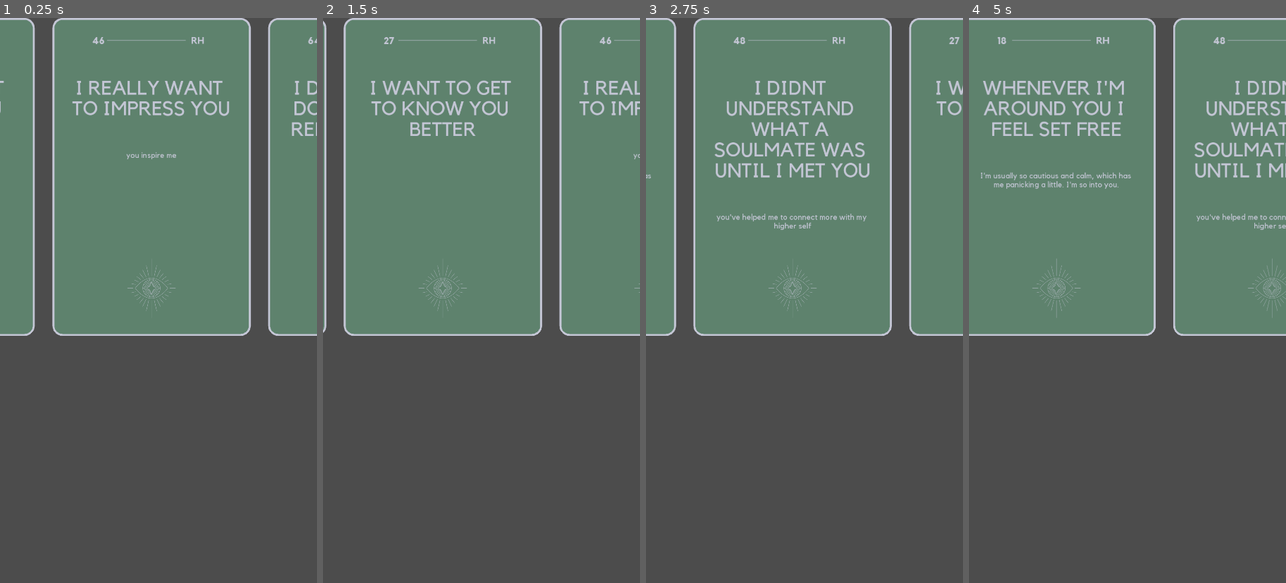
Above: before the commit, frames 1-4 (left to right).
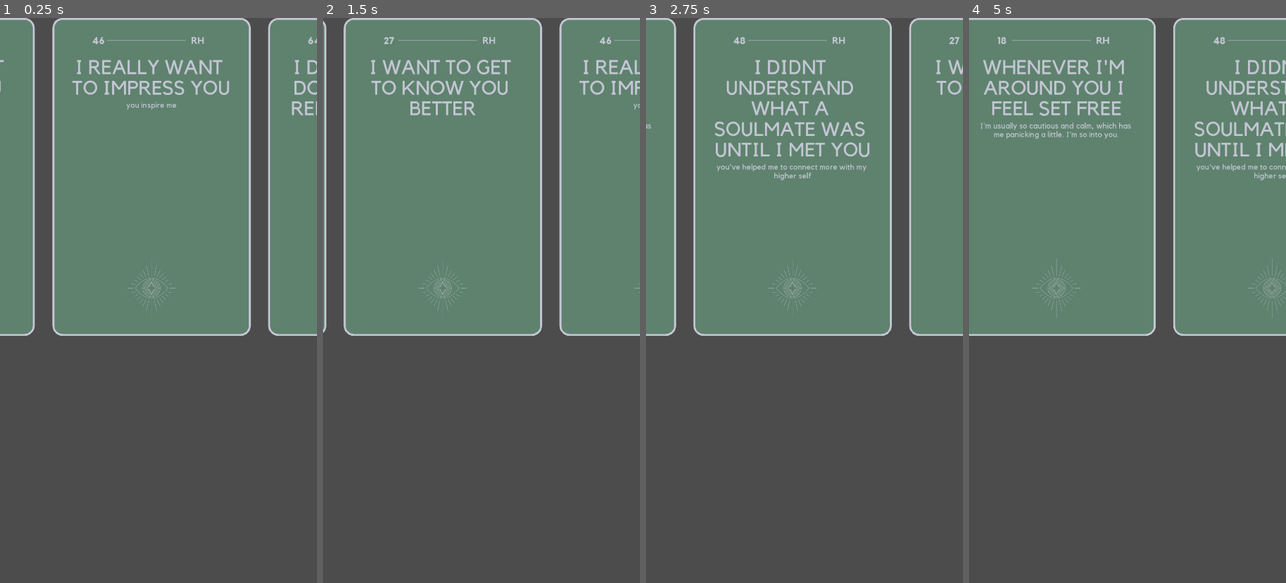
Above: after the commit, the same moments.

Repository: collectivenectar/therealrealoracle
Game: Godot game, scene res://scenes/DrawingCards/Carousels/JournalCarousel.tscn
Same seed, same stepped clock (60 frames per second), same inputs: the game is played once before the commit and once after it. This scene is started directly instead of the project's main scene.
Inputs (mouse positions are in pixels of both pictures, inside the frame that each line leads up to):
- Up to frame 1 (0.25 s): no input
- Up to frame 2 (1.5 s): tap Enter at 0.5 s; drag from (475, 164) to (513, 176) at 0.52 s; drag from (418, 328) to (465, 413) at 1.27 s
- Up to frame 3 (2.75 s): move the mouse to (836, 176) at 2.02 s; click (836, 176) at 2.17 s
- Up to frame 4 (5 s): drag from (1111, 413) to (1032, 215) at 2.77 s; move the mouse to (1222, 385) at 3.52 s; click (1222, 385) at 3.67 s; tap Space at 4.25 s; drag from (1032, 215) to (1079, 159) at 4.27 s

The runs differ from the first frame. In frame 1, 2.1% of the frame differs, in the area x 0-100%, y 7-25%; in frame 2, 2.4%; in frame 3, 3.5%; in frame 4, 4.8%, in the area x 3-100%, y 7-38%.

Commit message:
added new carousel scene and added descriptive comments to original carousel engine

Diff:
--- a/scenes/Card.gd
+++ b/scenes/Card.gd
@@ -50,10 +50,9 @@
 		print(self.get_meta("card_number"))
 
 func _set_text(text1, text2, cardnumber):
-	$Front/DescriptionContainer/LargeDescription.text = ""
-	$Front/DescriptionContainer/SmallDescription.text = ""
-	$Front/DescriptionContainer/LargeDescription.bbcode_text = ""
-	$Front/DescriptionContainer/SmallDescription.bbcode_text = ""
-	$Front/DescriptionContainer/LargeDescription.append_bbcode("[center]" + text1 + "[center]")
-	$Front/DescriptionContainer/SmallDescription.append_bbcode("[center]" + text2 + "[center]")
-	$Front/CardNumber.text = cardnumber
+	$Front/DescriptionContainer/LargeDescription.clear()
+	$Front/DescriptionContainer/SmallDescription.clear()
+	$Front/CardNumber.clear()
+	$Front/DescriptionContainer/LargeDescription.bbcode_text = text1
+	$Front/DescriptionContainer/SmallDescription.bbcode_text = text2
+	$Front/CardNumber.bbcode_text = cardnumber
--- /dev/null
+++ b/scenes/Carousel-Finite.gd
@@ -0,0 +1,19 @@
+extends Control
+
+onready var card : PackedScene = preload("res://scenes/Card.tscn")
+
+#var screen_size : Vector2 = OS.get_screen_size()
+var screen_size : Vector2 = Vector2(1080, 1920)
+var card_to_screen_ratio : float = 0.7
+
+func _ready():
+	for i in global.livedeck:
+		var card_instance = card.instance()
+		$cardcarousel/carouselslots.add_child(card_instance)
+		var largetext = "[center]" + i['description1'] + "[/center]"
+		var smalltext = "[center]" + i['description2'] + "[/center]"
+		var cardnumber = i['name']
+		card_instance._set_text(largetext, smalltext, cardnumber)
+		$cardcarousel.rect_min_size = screen_size
+		$cardcarousel/carouselslots.rect_min_size = screen_size
+		$cardcarousel/carouselslots.set("custom_constants/separation", 50)
--- /dev/null
+++ b/scenes/Carousel-Finite.tscn
@@ -0,0 +1,22 @@
+[gd_scene load_steps=2 format=2]
+
+[ext_resource path="res://scenes/Carousel-Finite.gd" type="Script" id=1]
+
+[node name="Control" type="Control"]
+anchor_right = 1.0
+anchor_bottom = 1.0
+script = ExtResource( 1 )
+__meta__ = {
+"_edit_use_anchors_": false
+}
+
+[node name="cardcarousel" type="ScrollContainer" parent="."]
+margin_right = 12.0
+margin_bottom = 12.0
+scroll_vertical_enabled = false
+__meta__ = {
+"_edit_use_anchors_": false
+}
+
+[node name="carouselslots" type="HBoxContainer" parent="cardcarousel"]
+custom_constants/separation = 0
--- a/scripts/DeckCarousel/JournalCarousel.gd
+++ b/scripts/DeckCarousel/JournalCarousel.gd
@@ -13,44 +13,63 @@
 #the screen and keep the ratio, card_h_separation, and have the $control
 #expand to fit the parent container
 
+#sizing variables, for setting up the device screen sizes vs card size
 const card_h_separation : float = 60.0
 const card_width_height_ratio : float = 0.625
 const card_width_screen_width_ratio : float = 0.625
 
+#more sizing variables initializing
 var screen_width = 1080
 var card_width : float
 var card_zone : float
 
+#input event handling variables for the carousel
 onready var click_down_position : Vector2
 onready var click_up_position : Vector2
 onready var dragging : bool
 onready var pressed : bool = false
+#instatiation of the blank card scene
 onready var card : PackedScene = preload("res://scenes/Card.tscn")
-
+#virtual carousel variables for inertia calculations
 var window_position : float = 0
 var window_end_position : float = 0
-
 var carousel_inertia_initial : float = 0
+#state variable has 3 states or I'd use boolean
 var animation_state : String = "inactive"
-
+#signal for when a user has clicked the 'add card' button for the middle card
 signal card_chosen(progress)
 
 func _ready():
+	#for each of the (5) card placeholders
 	for i in get_child_count():
+		#add a blank card instance to each placeholder
+		#set its scale property according to the user device screen dimensions
 		var card_instance : Node = card.instance()
 		get_child(i).add_child(card_instance)
 		get_child(i).get_child(0).get_child(1).visible = false
 		get_child(i).rect_scale.x = (card_width_screen_width_ratio * screen_width) / get_child(i).rect_size.x
 		get_child(i).rect_scale.y = (card_width_screen_width_ratio * screen_width) / get_child(i).rect_size.x
+	#card_width and zone are virtual variables for all components that involve the window_position
 	card_width = screen_width * card_width_screen_width_ratio
 	card_zone = card_width + card_h_separation
+	#draw function will create a new array of randomized cards(like shuffling)
 	global.draw()
+	#sets the scene by pushing the current window_position through _carousel_dragged_pos
 	_carousel_dragged_pos(window_position)
+	print(window_position)
 
 func _process(delta):
+	#only active when someone has dragged and released carousel with momentum
+	#that exceeds minimum threshold
 	if animation_state == "inertia":
+		#linear interpolation moves the carousel from the released position to a precalculated
+		#end position over time, and since the difference decreases over time, the apparent
+		#speed decreases as well, 4.0*delta is the weight.
 		window_position = lerp(window_position, window_end_position, 4.0*delta)
+		#takes new window_position and pushes through _carousel_dragged_pos()
 		_carousel_dragged_pos(window_position)
+		#if the window_position has reached the end position, kill animation
+		print(window_position)
 		if window_position == window_end_position:
 			animation_state = "inactive"
 
@@ -67,17 +86,31 @@
 #		if event.is_pressed():
 #			animation_state = "inactive"
 #			carousel_inertia_initial = 0
+	#Input event handling - this is set up for mouse clicks because of how godot ios export
+	#works
 	if event is InputEventMouseButton && event.button_index == BUTTON_LEFT:
+		#if just pressed mouse click
 		if event.button_index == BUTTON_LEFT and event.pressed:
+			#set pressed to true, record start position, and set carousel momentum to 0
+			#in case carousel was in motion, and kill animation state if "inertia"
 			pressed = true
 			click_down_position = event.global_position
 			animation_state = "inactive"
 			carousel_inertia_initial = 0
+		#otherwise if button just released
 		elif event.button_index == BUTTON_LEFT and !event.pressed:
+			#store that end position, set pressed to false, and begin inertia calculation
+			#i.e. calculate the end position based on current position, speed, and card + separation
+			#width
+			#once the calculation is done, begin inertial state for animation to take off
 			click_up_position = event.global_position
 			pressed = false
 			window_end_position = stepify(window_position,card_zone) + stepify(carousel_inertia_initial*20.0*1.8939,card_zone)
 			animation_state = "inertia"
+			#this is for filtering out insufficient momentum to create inertia
+			#set to filter for x or y changes, because I'm considering putting in
+			#an animation for the user dragging a card or selecting a card for addition
+			#to the spread
 			if abs(click_up_position.x - click_down_position.x) < 50:
 				if abs(click_up_position.y - click_down_position.y) < 50:
 					pass
@@ -91,8 +124,14 @@
 					dragging = true
 			elif abs(click_up_position.x - click_down_position.x) > 50:
 					dragging = true
+	#if the user is currently moving the mouse
 	if event is InputEventMouseMotion:
+		#if the user is moving the mouse AND pressing
 		if pressed == true:
+			#set the state to dragging, and add the events position change to window_position
+			#pass that window_position to _carousel_dragged_pos(), and then be sure
+			#to store the most recent event position change data for calculation
+			#of inertia in case the user is about to release
 			animation_state = "dragging"
 			window_position += event.relative.x
 			_carousel_dragged_pos(window_position)
@@ -100,10 +139,20 @@
 		elif pressed == false:
 			pass
 
+#the big carousel position to card position translator
 func _carousel_dragged_pos(window_position):
+	#window_offset normalizes the current window position from the global position to the
+	#local relative position in the viewport
 	var window_offset : float = fmod(window_position, card_zone)
+	#parent_center offsets the whole thing by taking midpoint of screen and subtracting
+	#approximately 2.5 cards. There are 5 cards in the scene, this is just setting it up
+	#so the first card goes left of midscreen by exactly half the width of 5 cards
 	var parent_center : float = (rect_size.x / 2.0) - (card_width * 0.5) - (card_zone * 2)
+	#for each card, place it according to window position then add a card length
+	#according to its order out of 5 cards
 	for i in 5: get_child(i).rect_position = Vector2(parent_center + (card_zone * (i)) + window_offset, 0)
+	#for each card, set it's text according to the window_position, correlating to the
+	#shuffled deck data array
 	for i in 5:
 		var card_array_position : float = fposmod(int(window_position / card_zone) - (i - 2), global.deck_copy_converted.size())
 		var largetext : String = "[center]" + global.livedeck[card_array_position]['description1'] + "[/center]"
@@ -114,6 +163,8 @@
 		#get_child(i).get_child(0).get_child(0).get_child(2).text = cardnumber
 		get_child(i).get_child(0)._set_text(largetext, smalltext, cardnumber)
 
+#if the user hits the add card button, find out which card is currently in the middle
+#get it's data, and set the availability array position value for that card to unavailable
 func _on_Button_pressed():
 	for i in 5:
 		if get_child(i).rect_position.x >= 270 and get_child(i).rect_position.x <= 310:
